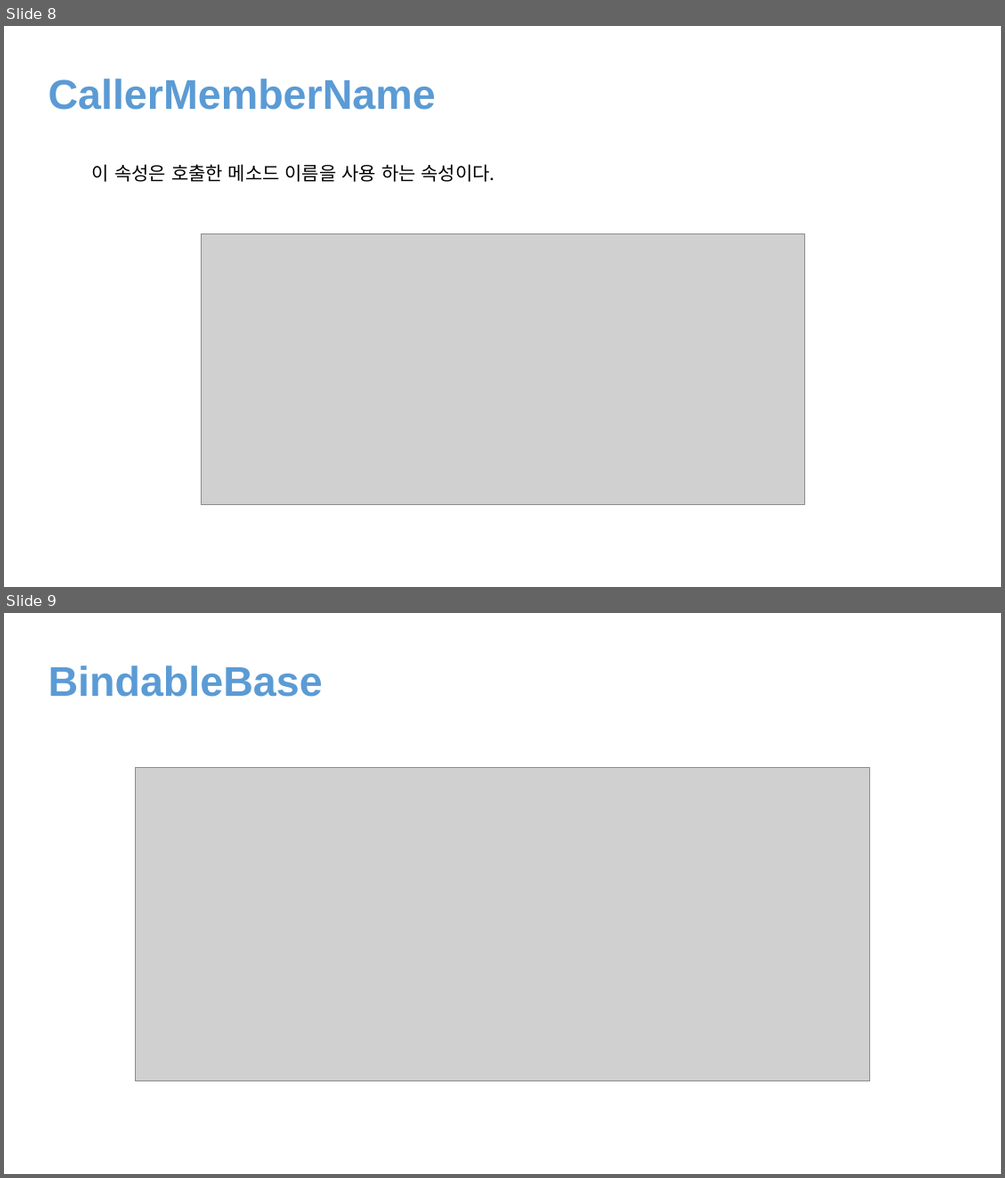
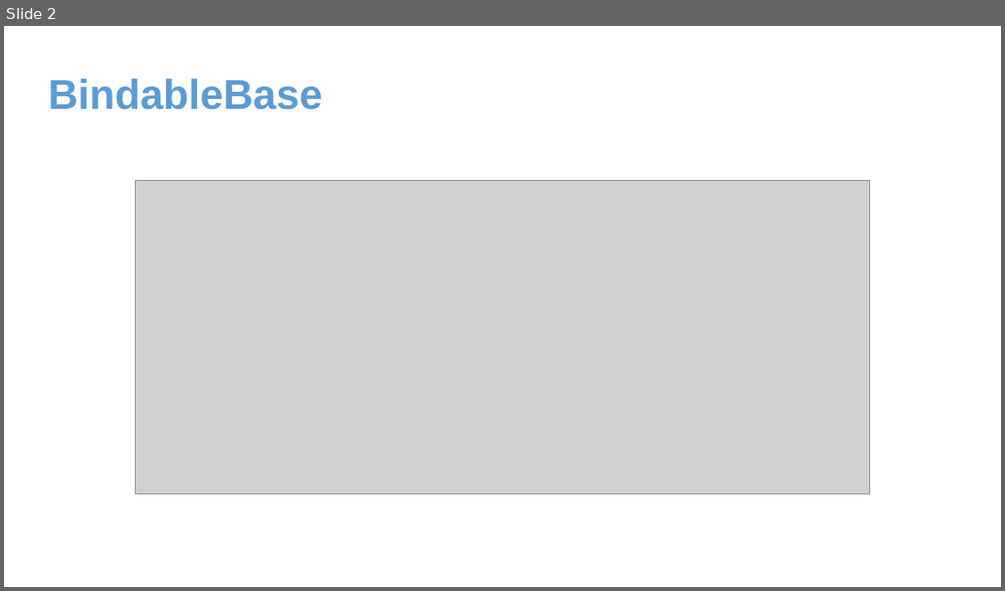
Before and after one commit to juniair/Summary-PPT, a slide deck: Prism.pptx. Shown one above the other, each under a label of ours: slides 8 and 9 before the commit, slide 2 after it. The pictures are 1005x1178 and 1005x591 pixels, drawn with LibreOffice and Linux fonts; fonts in the diff are those of the drawing; grey boxes stand for pictures. Boxes give left, top, right and bottom in pixels: in the first picture for what was removed or moved away, otherwise in the second. Text is boxed around its words. In the diff, an @@ line names an element or a change of style, - is before the commit and + after.

```diff
--- a/Prism.pptx
+++ b/Prism.pptx
@@ slide 8 removed at bbox=[4, 26, 1001, 587], background #FFFFFF @@
@@ text removed at bbox=[48, 79, 436, 110] @@
-CallerMemberName
@@ text removed at bbox=[92, 164, 495, 182] @@
-이 속성은 호출한 메소드 이름을 사용 하는 속성이다.
@@ picture removed at bbox=[201, 234, 804, 504] @@
@@ what was slide 9 is now slide 2 @@
```
Also in this commit, not shown: 1 slide added, 7 other slides removed, 5 other files.
